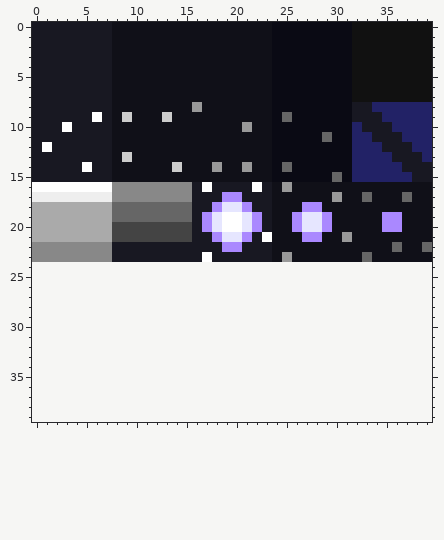
One commit to this pixel-art file: sprites/aesprite/MainBG.ase. Above: the version before the commit.
40x24 pixels, 1 frame. Colours within 5 levels of each other are drawn and written as one. The old version is drawn lined up with the new one, on the new canvas.
Now the later version:
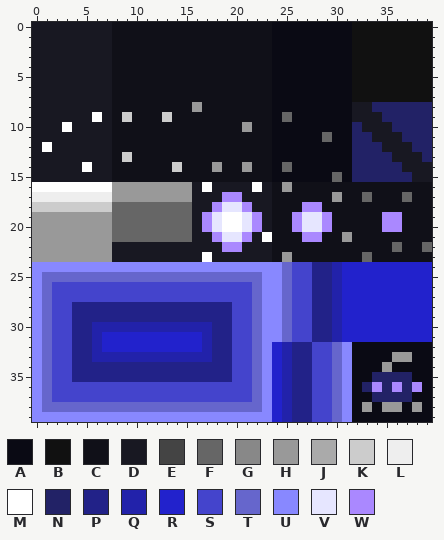
Palette (. is transparent): A #0a0a14  B #111111  C #101018  D #181822  E #444444  F #666666  G #888888  H #999999  J #aaaaaa  K #cccccc  L #eeeeee  M #ffffff  N #222266  P #222288  Q #2222aa  R #2222cc  S #4444cc  T #6666cc  U #8888ff  V #e6e6ff  W #aa88ff
Diff:
canvas 40x24 -> 40x40
The author put colour A in row 32 at x 32 to 39; in row 33 at x 32 to 35 and 38 to 39; in row 34 at x 32 to 34 and 36 to 39; in row 35 at x 32 to 33 and 38 to 39; in row 36 at x 32 and 39; in row 37 at x 32 to 33 and 38 to 39.
The author put colour A in row 38 at x 32, 34, 37 and 39; in row 39 at x 32 to 39.
Colour E becomes colour F in rows 20 to 21 at x 8 to 15.
The author put colour H in row 33 at x 36 to 37; in row 34 at x 35; in row 38 at x 33, 35 to 36 and 38.
Colour G becomes colour H in rows 16 to 17 at x 8 to 15; in rows 22 to 23 at x 0 to 7.
Colour J becomes colour H in rows 19 to 21 at x 0 to 7.
Colour J becomes colour K in row 18 at x 0 to 7.
The author put colour N in row 35 at x 34 to 37; in row 36 at x 33, 35 and 37; in row 37 at x 34 to 37.
The author put colour P in rows 24 to 27 at x 28 to 29; in rows 28 to 29 at x 4 to 19 and 28 to 29; in rows 30 to 31 at x 4 to 5, 18 to 19 and 28 to 29; in rows 32 to 33 at x 4 to 5, 18 to 19 and 26 to 27; in rows 34 to 35 at x 4 to 19 and 26 to 27; in rows 36 to 39 at x 26 to 27.
The author put colour Q in rows 24 to 29 at x 30; in row 30 at x 6 to 17 and 30; in row 31 at x 6, 17 and 30; in row 32 at x 6, 17 and 25; in row 33 at x 6 to 17 and 25; in rows 34 to 39 at x 25.
The author put colour R in rows 24 to 30 at x 31 to 39; in row 31 at x 7 to 16 and 31 to 39; in row 32 at x 7 to 16 and 24; in rows 33 to 39 at x 24.
The author put colour S in rows 24 to 25 at x 26 to 27; in rows 26 to 27 at x 2 to 21 and 26 to 27; in rows 28 to 31 at x 2 to 3, 20 to 21 and 26 to 27; in rows 32 to 35 at x 2 to 3, 20 to 21 and 28 to 29; in rows 36 to 37 at x 2 to 21 and 28 to 29; in rows 38 to 39 at x 28 to 29.
The author put colour T in row 24 at x 25; in row 25 at x 1 to 22 and 25; in rows 26 to 31 at x 1, 22 and 25; in rows 32 to 37 at x 1, 22 and 30; in row 38 at x 1 to 22 and 30; in row 39 at x 30.
The author put colour U in row 24 at x 0 to 24; in rows 25 to 31 at x 0 and 23 to 24; in rows 32 to 38 at x 0, 23 and 31; in row 39 at x 0 to 23 and 31.
The author put colour W in row 36 at x 34, 36 and 38.
Changed places in both pictures, as pixel boxes (x1, y1, x2, y2):
changed: (32, 182, 432, 422)
